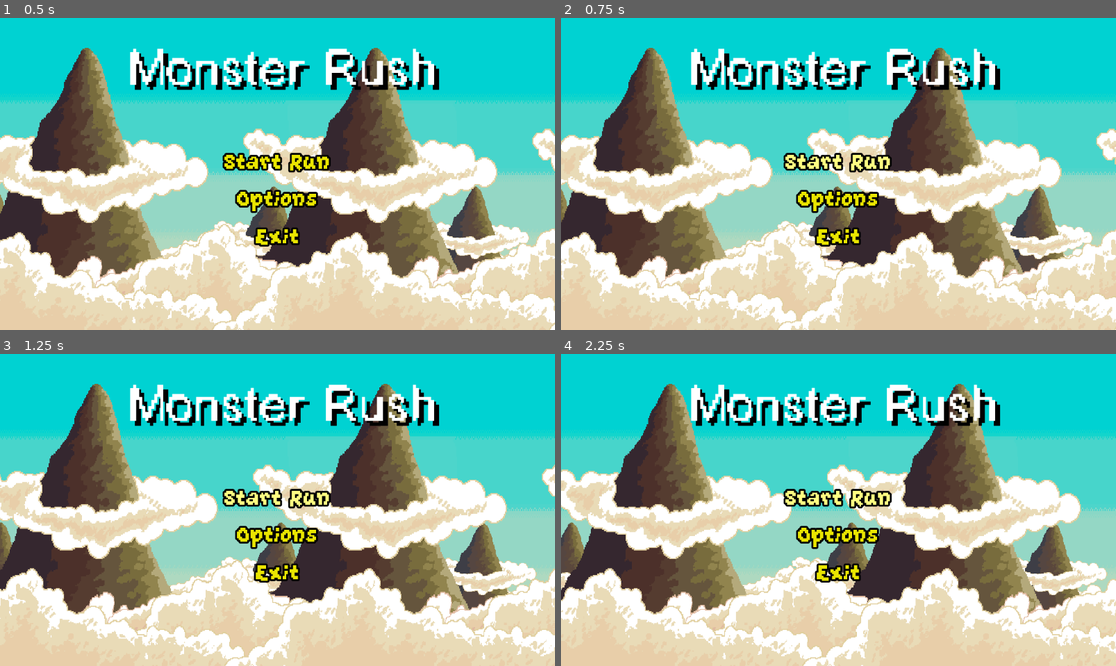
Above: before the commit, frames 1-4 (two rows, left to right).
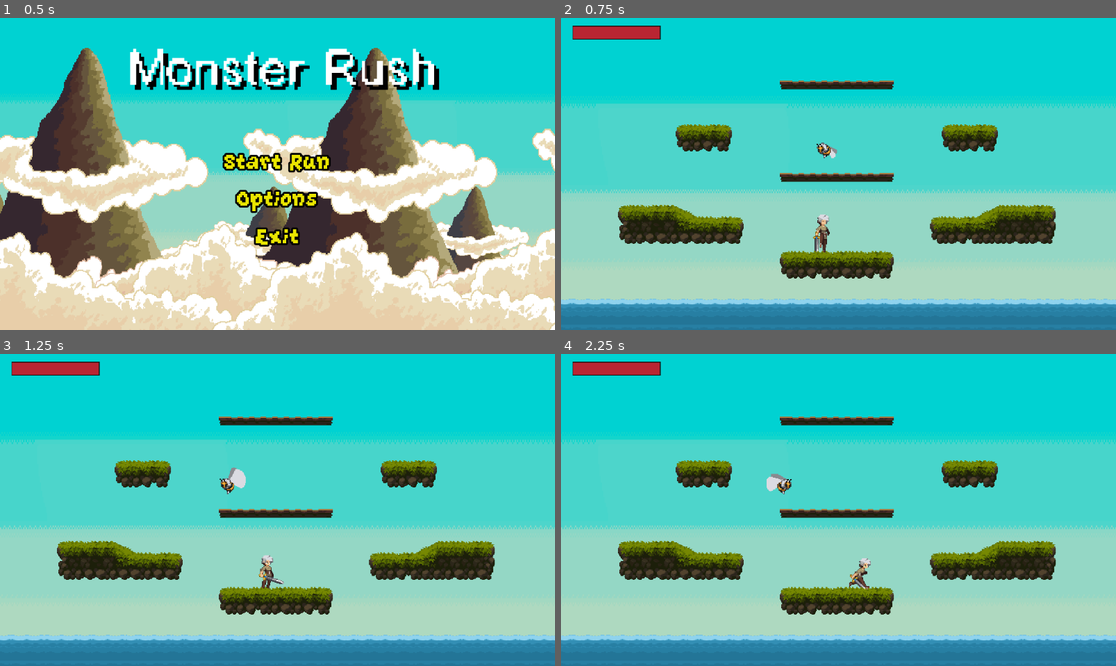
Above: after the commit, the same moments.

Repository: NielsVanheertum-BA/EindprojectProjectManagement
Game: Godot game, scene res://Scenes/MainMenu.tscn
The game is run twice, just before and just after one commit, with the same random seed, the same clock (stepped at 60 frames per second) and the same inputs.
Inputs (mouse positions are in pixels of both pictures, inside the frame that each line leads up to):
- Up to frame 1 (0.5 s): no input
- Up to frame 2 (0.75 s): click "Start Run" at 0.5 s
- Up to frame 3 (1.25 s): no input
- Up to frame 4 (2.25 s): click (838, 497) at 1.25 s, where only the run before the commit has a clickable "Start Run"; hold D (right) from 2.03 s (still down)

Frame 1 is identical in both runs. In frame 2, 67% of the frame differs, in the area x 0-100%, y 2-100%; in frame 3, 67%; in frame 4, 67%.
Error before the commit: Parse Error: Expected indented block after function declaration. (res://Scenes/main_menu.gd:9)

Commit message:
Pause Menu done

Diff:
--- a/eindproject/Scenes/PauseMenu.tscn
+++ b/eindproject/Scenes/PauseMenu.tscn
@@ -30,9 +30,18 @@
 anchors_preset = 15
 anchor_right = 1.0
 anchor_bottom = 1.0
+offset_right = -812.0
+offset_bottom = -412.0
 grow_horizontal = 2
 grow_vertical = 2
 script = ExtResource("1_qwhev")
+
+[node name="Panel" type="Panel" parent="."]
+layout_mode = 0
+offset_left = -1102.0
+offset_top = -698.0
+offset_right = 1158.0
+offset_bottom = 785.0
 
 [node name="MarginContainer" type="MarginContainer" parent="."]
 layout_mode = 0
@@ -92,4 +101,5 @@
 text = "Quit"
 
 [connection signal="pressed" from="MarginContainer/VBoxContainer/Resume" to="." method="_on_start_pressed"]
+[connection signal="pressed" from="MarginContainer/VBoxContainer/Resume" to="." method="_on_resume_pressed"]
 [connection signal="pressed" from="MarginContainer/VBoxContainer/Quit" to="." method="_on_quit_pressed"]
--- a/eindproject/Scenes/main_menu.gd
+++ b/eindproject/Scenes/main_menu.gd
@@ -3,11 +3,11 @@
 
 # Called when the node enters the scene tree for the first time.
 func _ready() -> void:
-	pass
+	Engine.time_scale = 1
 
 # Called every frame. 'delta' is the elapsed time since the previous frame.
 func _process(delta: float) -> void:
-
+	pass
 
 func _on_start_pressed() -> void:
 	get_tree().change_scene_to_file("res://Scenes/game.tscn")
--- a/eindproject/Scenes/pause_menu.gd
+++ b/eindproject/Scenes/pause_menu.gd
@@ -1,10 +1,12 @@
 extends Control
 
-@onready var pause_menu: Control = $"."
+@onready var game: Node2D = $".."
+
+
+
+func _on_quit_pressed() -> void:
+	get_tree().change_scene_to_file("res://Scenes/MainMenu.tscn")
 
 
 func _on_resume_pressed() -> void:
-	pause_menu.hide()
-
-func _on_quit_pressed() -> void:
-	get_tree().change_scene_to_file("res://Scenes/MainMenu.tscn")
+	game.pauseMenu()
